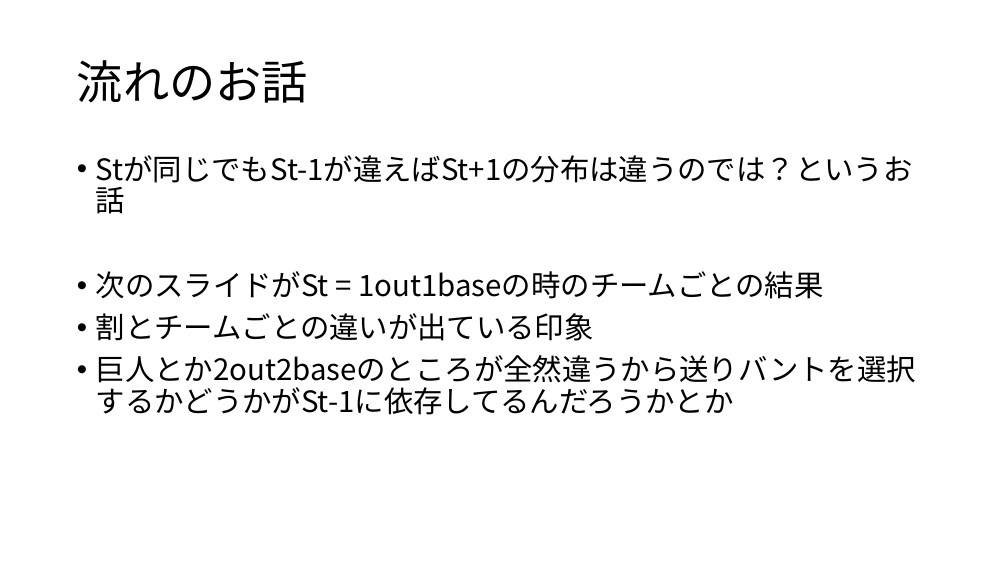
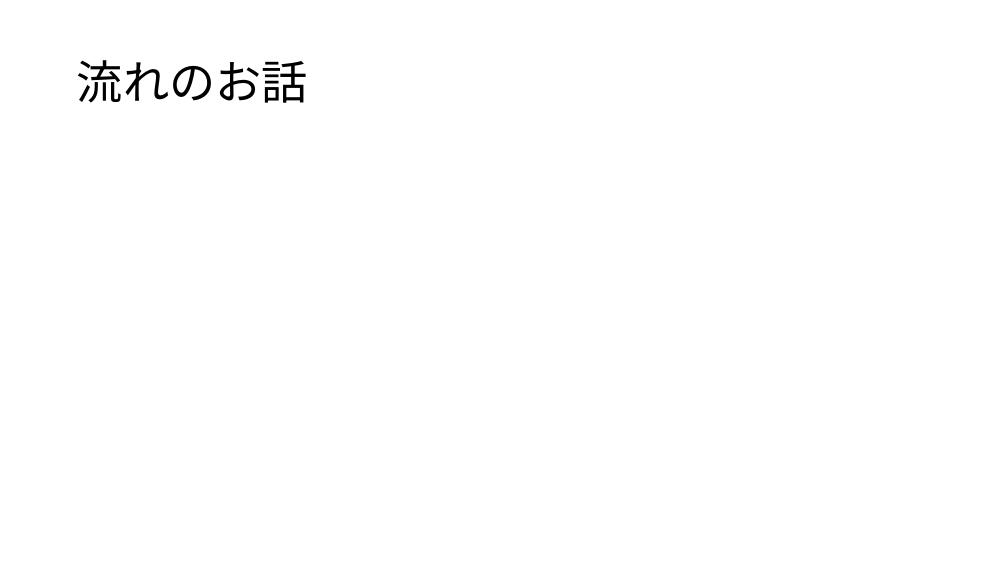
Before and after one commit to hsoccer/baseball, a slide deck: slide 13 of presentation/ゼミ論20181030.pptx. Drawn at 1008x567 pixels with LibreOffice and Linux fonts; fonts in the diff are those of the drawing; grey boxes stand for pictures. Boxes give left, top, right and bottom in pixels: in the first picture for what was removed or moved away, otherwise in the second. Text is boxed around its words. In the diff, an @@ line names an element or a change of style, - is before the commit and + after.

```diff
--- a/presentation/ゼミ論20181030.pptx
+++ b/presentation/ゼミ論20181030.pptx
@@ text removed at [96,155,916,415] @@
-• Stが同じでもSt-1が違えばSt+1の分布は違うのでは？というお話
-• 次のスライドがSt = 1out1baseの時のチームごとの結果
-• 割とチームごとの違いが出ている印象
-• 巨人とか2out2baseのところが全然違うから送りバントを選択するかどうかがSt-1に依存してるんだろうかとか
```
Also in this commit, not shown: 11 other slides changed, 5 slides added, 3 other files.
